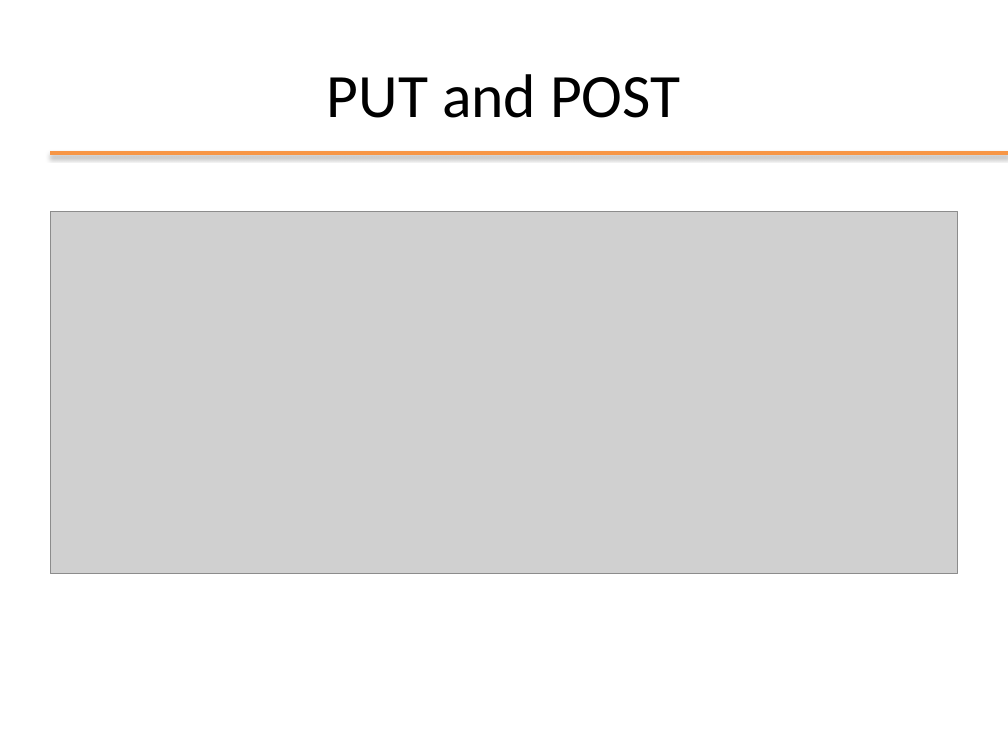
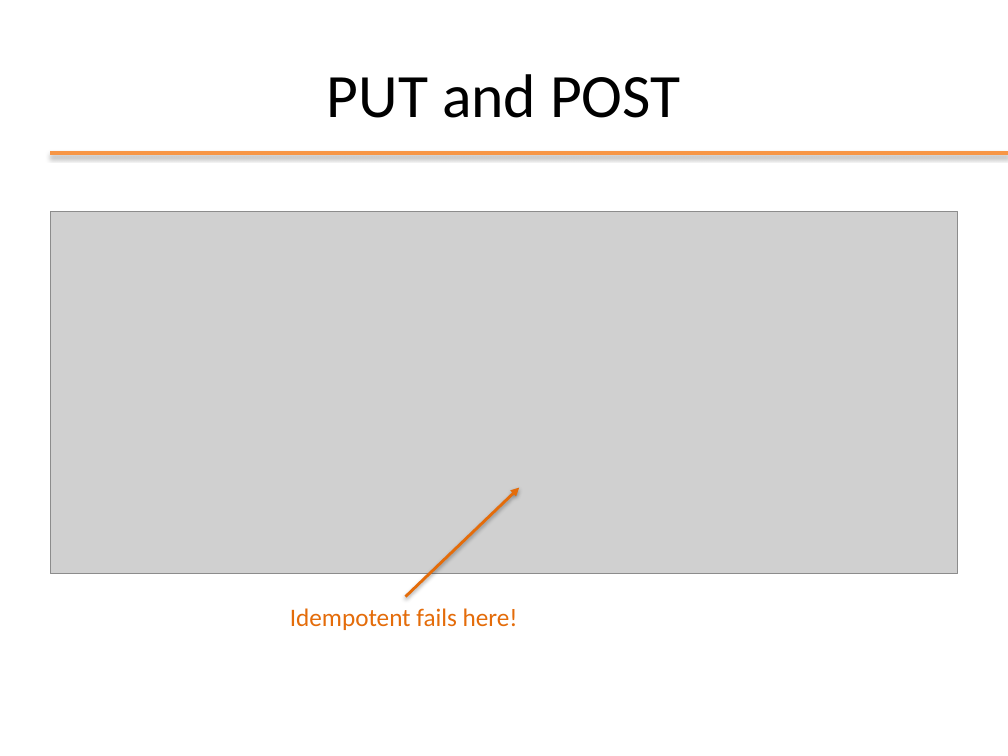
Before and after one commit to Andrea99-beep/ooprogramming, a slide deck: slide 16 of slides/ppt/09_REST.pptx (slide 15 before the commit). Drawn at 1008x756 pixels with LibreOffice and Linux fonts; fonts in the diff are those of the drawing; grey boxes stand for pictures; background and template pictures are left out. Boxes give left, top, right and bottom in pixels: in the first picture for what was removed or moved away, otherwise in the second. Text is boxed around its words. In the diff, an @@ line names an element or a change of style, - is before the commit and + after.

```diff
--- a/slides/ppt/09_REST.pptx
+++ b/slides/ppt/09_REST.pptx
@@ arrow added from (405, 597) to (519, 488), #E46C0A 2 pt @@
@@ text added at (290, 608, 518, 630), 18 pt, text #E46C0A @@
+Idempotent fails here!
```
Also in this commit, not shown: 13 other slides changed, 2 slides added, 2 slides removed, 18 other files.
